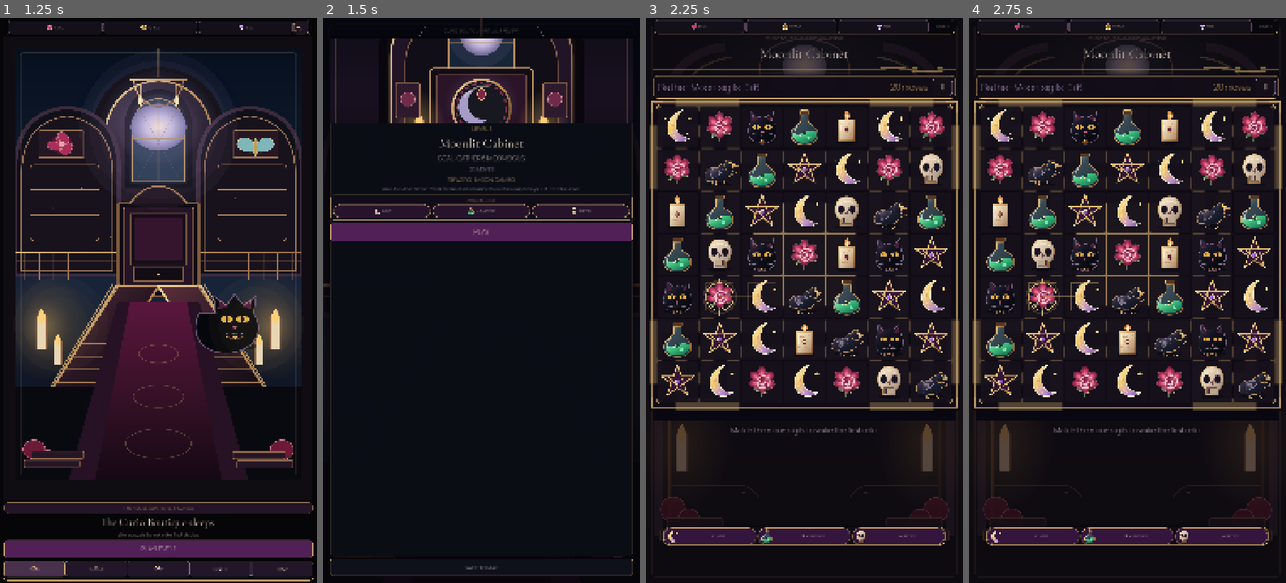
Above: before the commit, frames 1-4 (left to right).
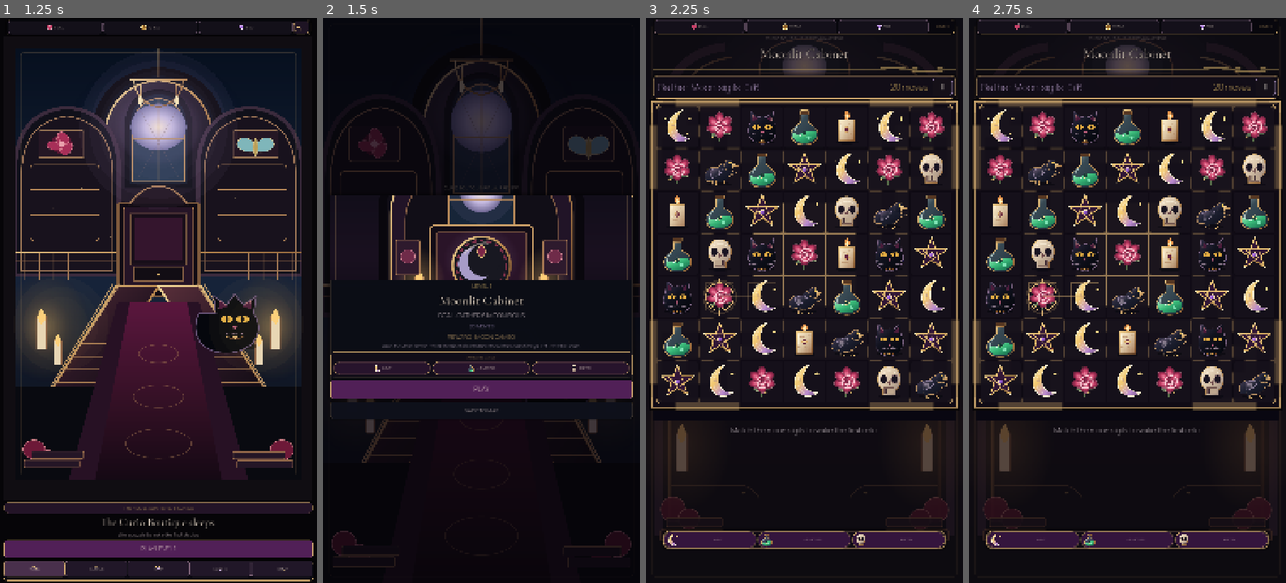
Above: after the commit, the same moments.

Repository: Jay-prodesign/akilta-match3
Game: Godot game, scene res://src/app/app_bootstrap.tscn
Same seed, same stepped clock (60 frames per second), same inputs: the game is played once before the commit and once after it.
Inputs:
- Up to frame 1 (1.25 s): click "ENTER THE HOUSE" at 0.5 s
- Up to frame 2 (1.5 s): click "PLAY LEVEL 1" at 1.25 s
- Up to frame 3 (2.25 s): click "PLAY" at 2 s
- Up to frame 4 (2.75 s): no input

Frame 1 is identical in both runs. In frame 2, 25% of the frame differs, in the area x 2-98%, y 1-99%; in frame 3, 1.8%; in frame 4, 1.8%.

Commit message:
Remove empty vertical space from Prestart and Gameplay

Diff:
--- a/src/ui/gameplay/gameplay_screen.gd
+++ b/src/ui/gameplay/gameplay_screen.gd
@@ -76,6 +76,8 @@
 	_install_hud_plate()
 	_build_top_resource_bar()
 	_build_booster_tray()
+	call_deferred("_position_booster_tray")
+	resized.connect(_position_booster_tray)
 	_build_result_reward_values()
 	_build_result_proclamation()
 	if board_view.has_signal("swap_requested"):
@@ -704,10 +706,10 @@
 	panel.name = "BoosterTray"
 	panel.anchor_left = 0.055
 	panel.anchor_right = 0.945
-	panel.anchor_top = 1.0
-	panel.anchor_bottom = 1.0
-	panel.offset_top = -190.0
-	panel.offset_bottom = -128.0
+	panel.anchor_top = 0.0
+	panel.anchor_bottom = 0.0
+	panel.offset_top = 760.0
+	panel.offset_bottom = 822.0
 	panel.z_index = 18
 	var shell := StyleBoxFlat.new()
 	shell.bg_color = Color("#100B16", 0.985)
@@ -722,9 +724,21 @@
 	var row := HBoxContainer.new()
 	row.add_theme_constant_override("separation", 6)
 	panel.add_child(row)
-	_add_booster_button(row, "☾ HINT", "res://assets/pieces/moon_sigil.svg", _use_hint_boost)
-	_add_booster_button(row, "⚗ +3 MOVES", "res://assets/pieces/potion.svg", _use_potion_boost)
-	_add_booster_button(row, "✦ RETRY", "res://assets/pieces/skull.svg", _use_retry_boost)
+	_add_booster_button(row, "HINT", "res://assets/pieces/moon_sigil.svg", _use_hint_boost)
+	_add_booster_button(row, "+3 MOVES", "res://assets/pieces/potion.svg", _use_potion_boost)
+	_add_booster_button(row, "RETRY", "res://assets/pieces/skull.svg", _use_retry_boost)
+
+func _position_booster_tray() -> void:
+	if _booster_tray == null or hint_label == null or not is_node_ready():
+		return
+	var hint_rect := hint_label.get_global_rect()
+	var screen_rect := get_global_rect()
+	var top := hint_rect.end.y - screen_rect.position.y + 12.0
+	_booster_tray.anchor_top = 0.0
+	_booster_tray.anchor_bottom = 0.0
+	_booster_tray.offset_top = top
+	_booster_tray.offset_bottom = top + 62.0
+
 
 func _add_booster_button(parent: HBoxContainer, caption: String, art_path: String, action: Callable) -> void:
 	var button := Button.new()
--- a/src/ui/prestart/level_prestart.tscn
+++ b/src/ui/prestart/level_prestart.tscn
@@ -87,9 +87,9 @@
 vertical_alignment = 1
 
 [node name="Card" type="PanelContainer" parent="Layout"]
-custom_minimum_size = Vector2(0, 760)
+custom_minimum_size = Vector2(0, 0)
 layout_mode = 2
-size_flags_vertical = 3
+size_flags_vertical = 0
 theme_override_styles/panel = SubResource("Card")
 
 [node name="Content" type="VBoxContainer" parent="Layout/Card"]
@@ -101,6 +101,7 @@
 custom_minimum_size = Vector2(0, 286)
 layout_mode = 2
 mouse_filter = 2
+clip_contents = true
 script = ExtResource("2_cameo")
 mode = "prestart"
 glow_strength = 0.5
